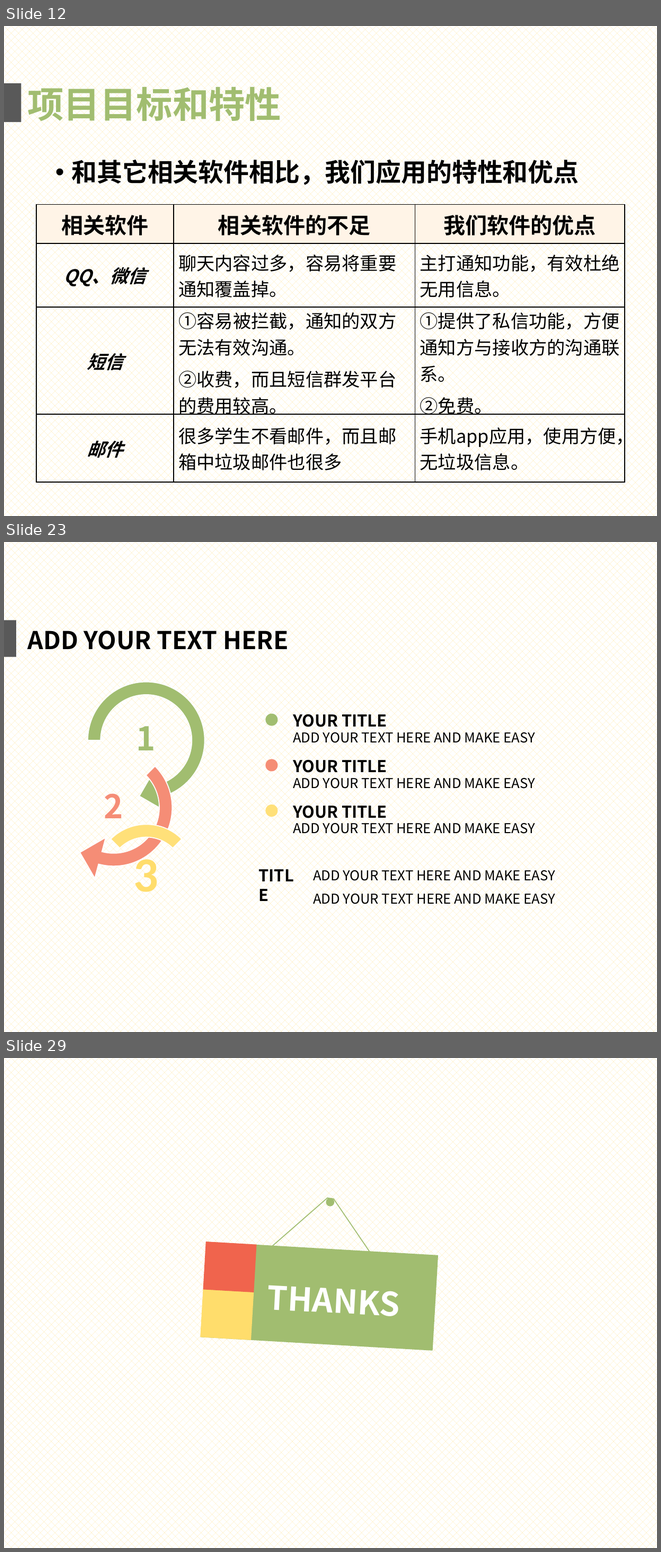
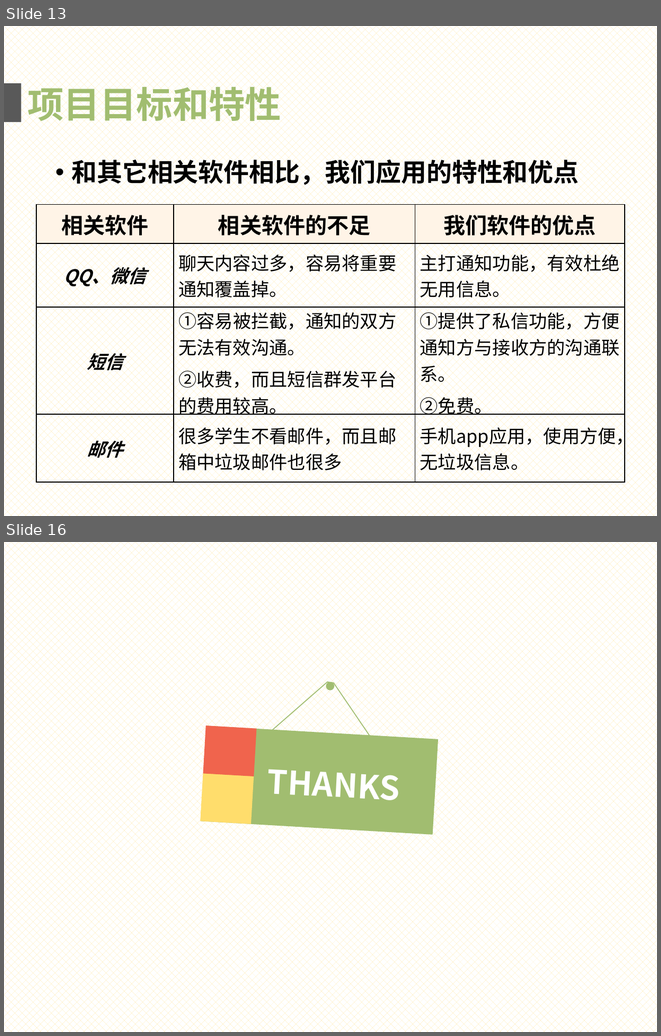
Before and after one commit to gocs/letmeknow, a slide deck: doc/presentation.pptx. Shown one above the other, each under a label of ours: slides 12, 23 and 29 before the commit, slides 13 and 16 after it; the slides between them are not shown. The pictures are 661x1552 and 661x1036 pixels, drawn with LibreOffice and Linux fonts; fonts in the diff are those of the drawing. Boxes give left, top, right and bottom in pixels: in the first picture for what was removed or moved away, otherwise in the second. Text is boxed around its words. In the diff, an @@ line names an element or a change of style, - is before the commit and + after.

```diff
--- a/doc/presentation.pptx
+++ b/doc/presentation.pptx
@@ slide 23 removed at bbox=[4, 542, 657, 1032], background pattern #FFE699 on #FFFFFF @@
@@ rectangle removed at bbox=[4, 620, 16, 657] @@
@@ text removed at bbox=[27, 624, 288, 655] @@
-ADD YOUR TEXT HERE
@@ ellipse removed at bbox=[266, 714, 278, 726] @@
@@ text removed at bbox=[293, 710, 387, 731] @@
-YOUR TITLE
@@ text removed at bbox=[293, 729, 535, 746] @@
-ADD YOUR TEXT HERE AND MAKE EASY
@@ ellipse removed at bbox=[266, 759, 278, 771] @@
@@ text removed at bbox=[293, 756, 338, 777] @@
-YOUR TITLE
@@ text removed at bbox=[342, 756, 387, 777] @@
-TITLE
@@ text removed at bbox=[293, 774, 535, 791] @@
-ADD YOUR TEXT HERE AND MAKE EASY
@@ ellipse removed at bbox=[266, 804, 278, 817] @@
@@ text removed at bbox=[293, 801, 387, 822] @@
-YOUR TITLE
@@ text removed at bbox=[293, 819, 535, 837] @@
-ADD YOUR TEXT HERE AND MAKE EASY
@@ group removed at bbox=[55, 682, 204, 925]: 3 freeform shapes, 3 texts @@
-1
-2
-3
@@ text removed at bbox=[313, 866, 555, 884] @@
-ADD YOUR TEXT HERE AND MAKE EASY
@@ text removed at bbox=[313, 890, 555, 907] @@
-ADD YOUR TEXT HERE AND MAKE EASY
@@ what was slide 12 is now slide 13 @@
@@ what was slide 29 is now slide 16 @@
```
Also in this commit, not shown: 1 slide changed, 3 slides added, 15 other slides removed.
